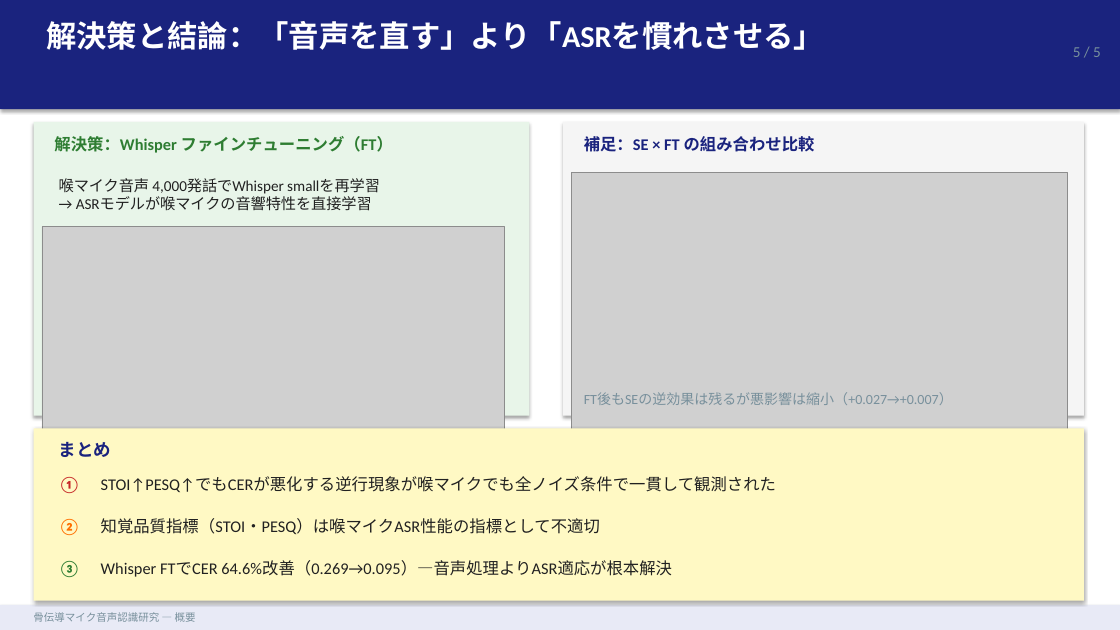
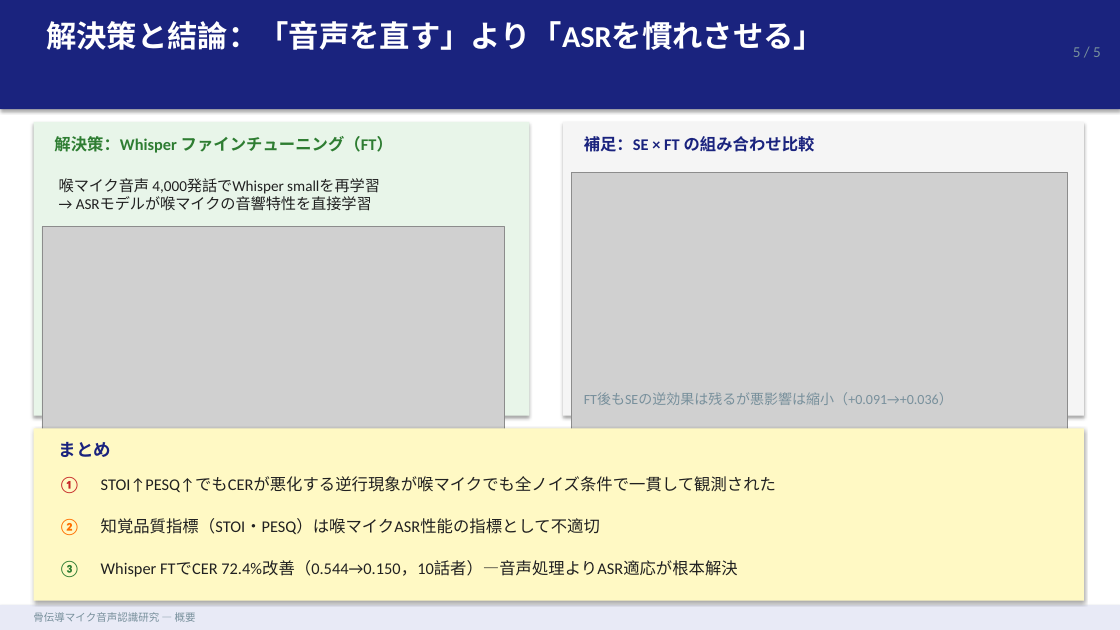
Before and after one commit to kasugayuji0716-art/bone-conduction-research, a slide deck: slide 5 of results/overview_slides.pptx. Drawn at 1120x630 pixels with LibreOffice and Linux fonts; fonts in the diff are those of the drawing; grey boxes stand for pictures. Boxes give left, top, right and bottom in pixels: in the first picture for what was removed or moved away, otherwise in the second. Text is boxed around its words. In the diff, an @@ line names an element or a change of style, - is before the commit and + after.

```diff
--- a/results/overview_slides.pptx
+++ b/results/overview_slides.pptx
@@ text at (584, 392, 953, 405): text changed @@
-FT後もSEの逆効果は残るが悪影響は縮小（+0.027→+0.007）
+FT後もSEの逆効果は残るが悪影響は縮小（+0.091→+0.036）
@@ text at (101, 561, 737, 577): text changed @@
-Whisper FTでCER 64.6%改善（0.269→0.095）—音声処理よりASR適応が根本解決
+Whisper FTでCER 72.4%改善（0.544→0.150，10話者）—音声処理よりASR適応が根本解決
```
Also in this commit, not shown: 5 other files.
